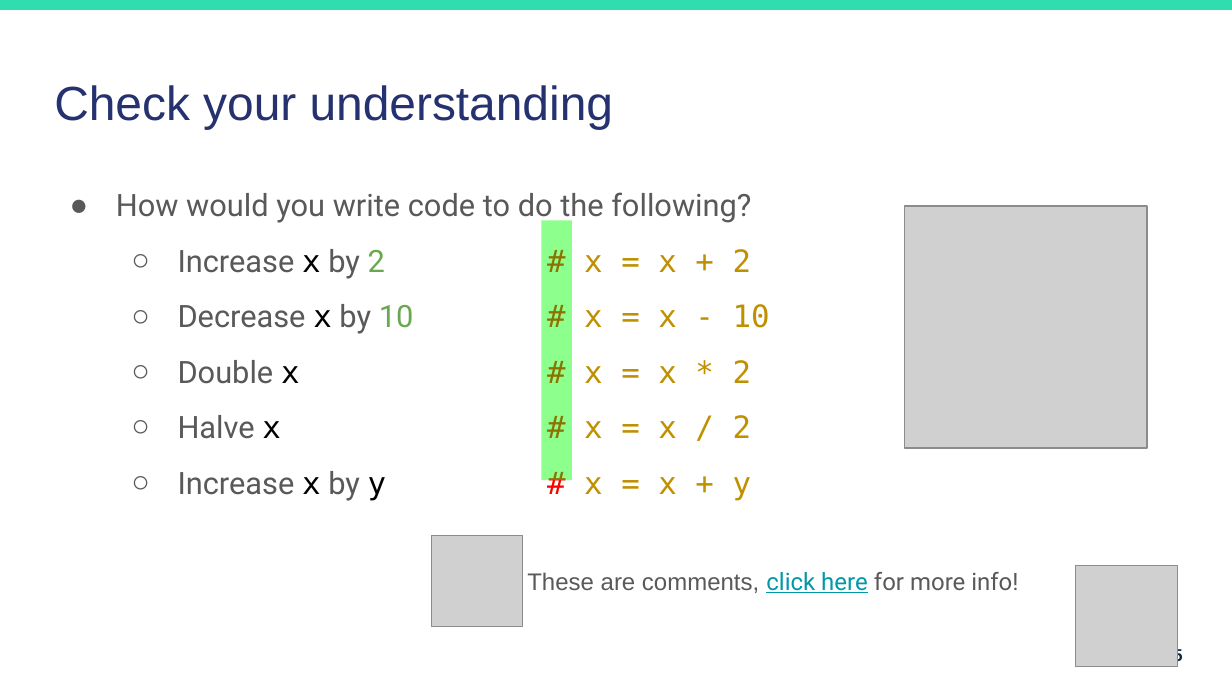
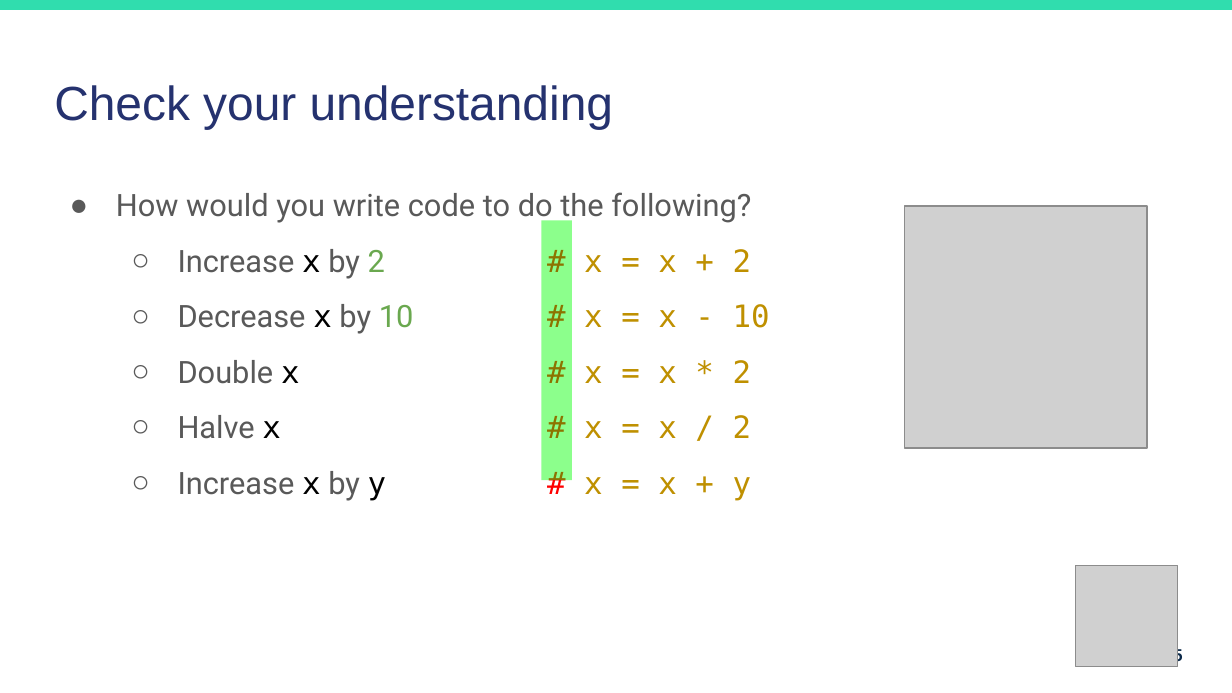
Before and after one commit to duari132/6iec-intermediate-coding, a slide deck: slide 115 of Lesson-2-Integers-and-Strings/Lesson-2-Integers-and-Strings.pptx. Drawn at 1232x693 pixels with LibreOffice and Linux fonts; fonts in the diff are those of the drawing; grey boxes stand for pictures. Boxes give left, top, right and bottom in pixels: in the first picture for what was removed or moved away, otherwise in the second. Text is boxed around its words. In the diff, an @@ line names an element or a change of style, - is before the commit and + after.

```diff
--- a/Lesson-2-Integers-and-Strings/Lesson-2-Integers-and-Strings.pptx
+++ b/Lesson-2-Integers-and-Strings/Lesson-2-Integers-and-Strings.pptx
@@ picture removed at bbox=[431, 536, 522, 627] @@
@@ text removed at bbox=[527, 572, 1018, 593] @@
-These are comments, click here for more info!
```
Also in this commit, not shown: 5 other slides changed.
